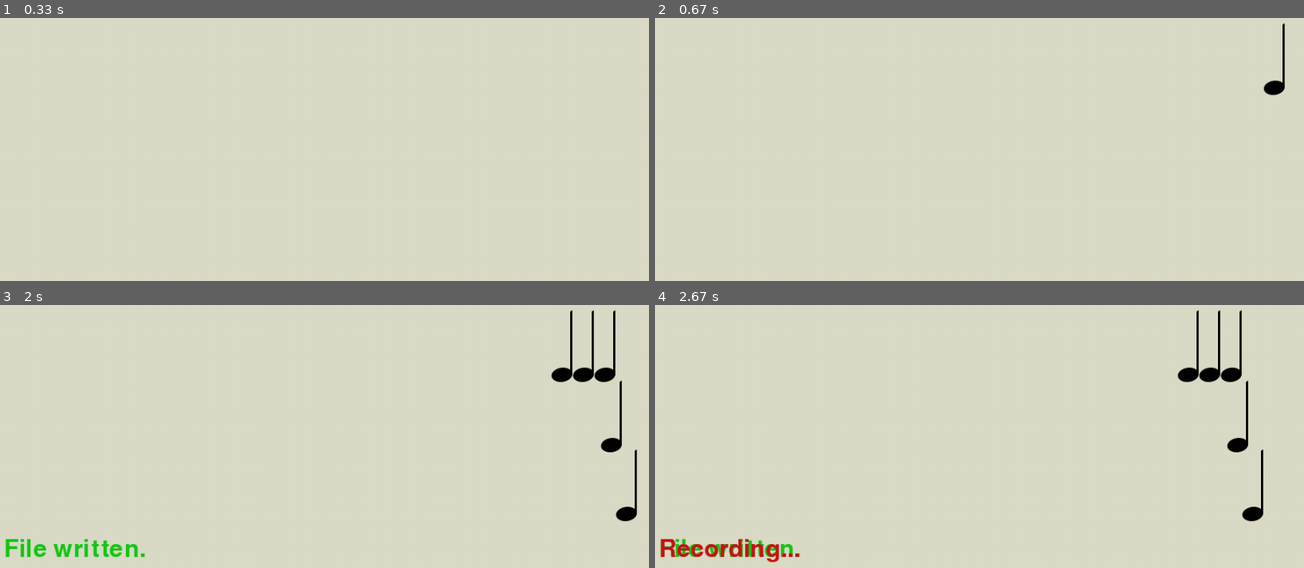
Above: before the commit, frames 1-4 (two rows, left to right).
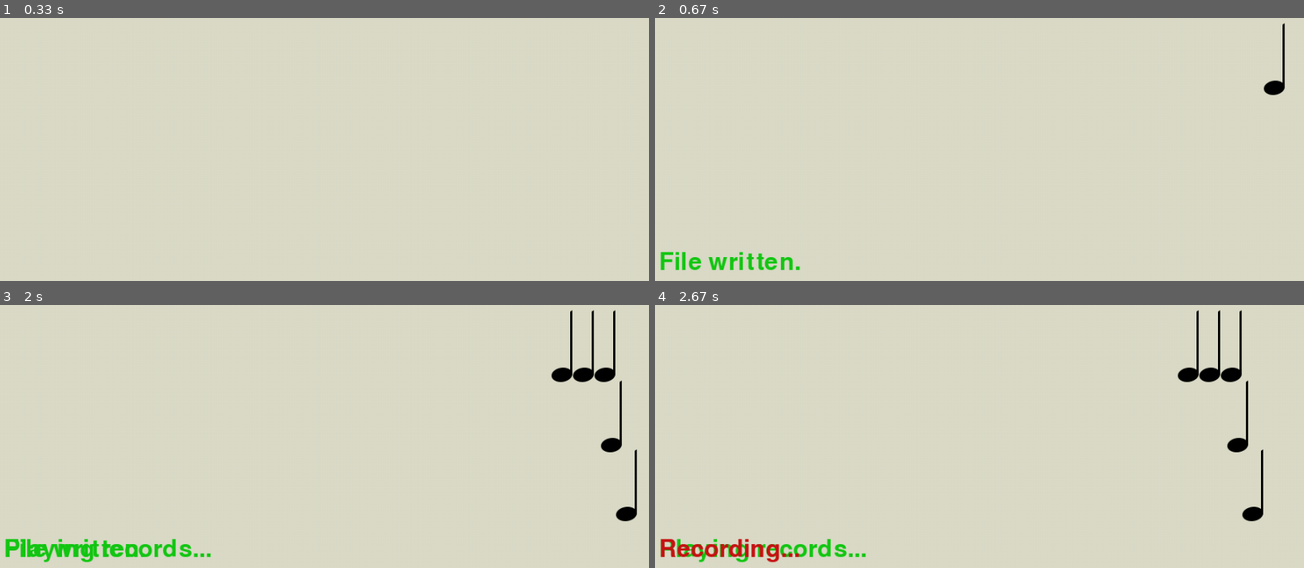
Above: after the commit, the same moments.

Repository: deadlyedge/Piano
Game: pygame game, started from soundMac.V0.2.py
Two runs of this game, one before a commit and one after it. Both use one fixed random seed, a clock stepped at 60 frames per second and the inputs below.
Inputs:
- Up to frame 1 (0.33 s): no input
- Up to frame 2 (0.67 s): hold  from 0.33 s (still down); hold D from 0.33 s (still down)
- Up to frame 3 (2 s): release  at 0.8 s; release D at 0.8 s; hold Backspace 0.83-1.3 s; hold D 0.83-1.3 s; hold D 1.33-1.8 s; tap 2 at 1.48 s; tap Z at 1.83 s
- Up to frame 4 (2.67 s): tap \ at 2.17 s

Frame 1 is identical in both runs. In frame 2, 0.7% of the frame differs, in the area x 0-23%, y 88-97%; in frame 3, 0.7%; in frame 4, 0.8%, in the area x 1-33%, y 88-98%.

Commit message:
little adjustment in coding, and some comment(chinese).

Diff:
--- a/soundMac.V0.2.py
+++ b/soundMac.V0.2.py
@@ -26,10 +26,10 @@
 saveFileRoot = 'records'
 gameExit = False  # 不要退出游戏
 channel_number = 1  # 设置通道计数器
-channel = [0]  # 初始化从1到6声音通道序列
+channel = []  # 初始化从1到6声音通道序列
 for i in range(1, 7):
     channel.append(pygame.mixer.Channel(i))
-records = [[0, 0]]  # 初始化存储录音变量
+records = []  # 初始化存储录音变量
 recording = False  # 录音状态
 startTime = 0  # 时间戳
 OSD = []  # 用来显示文字的容器
@@ -95,7 +95,7 @@
 }
 
 
-def async_call(fn):
+def async_call(fn):  # 设置同步执行函数
     def wrapper(*args, **kwargs):
         Thread(target=fn, args=args, kwargs=kwargs).start()
 
@@ -103,10 +103,12 @@
 
 
 class Square:
-    """方块类"""
+    """方块类（class Note）
+    名字虽然是Square，实际上已经改成了image：note_130.png
+    暂时沿用名字
+    """
 
     def __init__(self, group, startY):
-        """初始化"""
         w, h = 100, 100  # temp vars
         self.image = pygame.Surface((w, h))  # 方块要渲染的图像
         self.image.fill(backgroundColor)  # 填充颜色
@@ -120,13 +122,11 @@
         self.group = group
         self.group.append(self)  # 把自己添加到组中
 
-    def move(self):
-        """移动矩形"""
+    def move(self):  # 移动矩形Surface对象
         self.rect.move_ip(self.dx, self.dy)
         self.vanish_on_edge()
 
-    def vanish_on_edge(self):
-        """到边缘消失"""
+    def vanish_on_edge(self):  # 超出边缘后移除
         if self.rect.right <= 0: self.group.remove(self)
 
 
@@ -155,11 +155,6 @@
         self.group.append(self)  # 把自己添加到组中
 
 
-def fadeout(textObject):
-    textObject.remove()
-    return
-
-
 def beep(sound):  # 播放音阶（升级了多通道播放）
     global channel_number  # 声明全局变量 用来切换声道
     if channel_number > 6:
@@ -178,56 +173,56 @@
         time.sleep(wait)
         if note in key_map:
             beep(key_map[note])
-    time.sleep(1)
+    time.sleep(2)
     playing.remove()
     return
 
 
 @async_call
-def writeToFile(data_to_write):
+def writeToFile(data_to_write):  # 异步调用存盘，主要是为了显示文字的延时
     timeStr = time.strftime("%Y-%m-%d.%H-%M-%S", time.localtime(time.time()))
     root = os.path.abspath(os.path.join(os.getcwd(), saveFileRoot))
-    if not os.path.isdir(root):
+    if not os.path.isdir(root):  # 如果文件夹不存在就创建一个
         os.mkdir(root)
     filename = os.path.join(root, 'record.' + timeStr + '.notemap')
     jsonData = []
-    for delay, note in data_to_write:
+    for delay, note in data_to_write:  # 数据整理成json格式，方便未来扩展功能
         dataFormat = {'delay': round(delay, 3), 'note': note}
         jsonData.append(dataFormat)
     with open(filename, 'w', encoding='utf-8') as jsonFile:
         json.dump(jsonData, jsonFile, ensure_ascii=False, indent=2)
-    textWritten = Text('File written.', green, OSD)
+    textWritten = Text('File written.', green, OSD)  # 显示文件已保存
     time.sleep(2)
     textWritten.remove()
     return
 
 
 def readFromFile():
-    file_root = Tk()
+    file_root = Tk()  # 初始化Tk
     file_root.withdraw()
     data_read = []
     file = filedialog.askopenfilename(title=u'选择要播放的文件',
-                                      initialdir=(os.path.join(os.getcwd(), saveFileRoot)))
+                                      initialdir=(os.path.join(os.getcwd(), saveFileRoot)))  # 打开选择文件窗口
     with open(file, encoding='utf-8') as jsonFile:
         data_dict = json.load(jsonFile)
-    file_root.destroy()
+    file_root.destroy()  # 关闭Tk，焦点返回主窗口
     for data in data_dict:
         data_read.append(list(data.values()))
     return data_read
 
 
-textRecording = Text('', red, OSD)
+textRecording = Text('', red, OSD)  # 因为录制伴随主进程，所以先初始化录制实例
 
 while not gameExit:
     for event in pygame.event.get():
-        if event.type == spawn_event:
+        if event.type == spawn_event:  # 根据定时器生产五线谱
             Line(lines)
         if event.type == pygame.QUIT:  # 设定关闭程序的方法
             gameExit = True
 
         if event.type == pygame.KEYDOWN:  # 如果有按键按下
             keyDown = event.key
-            if keyDown == pygame.K_ESCAPE:
+            if keyDown == pygame.K_ESCAPE:  # 按下‘ESC’键退出
                 gameExit = True
 
             # 设定各个音阶按键
@@ -245,9 +240,9 @@
                     textRecording.remove()  # 若停止录音，清除’录音中‘字样
             if keyDown == key_for_playback:  # 设置回放
                 play(records)
-            if keyDown == key_for_saveFile:
+            if keyDown == key_for_saveFile:  # 调用写文件
                 writeToFile(records)
-            if keyDown == key_for_loadFile:
+            if keyDown == key_for_loadFile:  # 调用读取文件并播放
                 records = readFromFile()
                 play(records)
 
